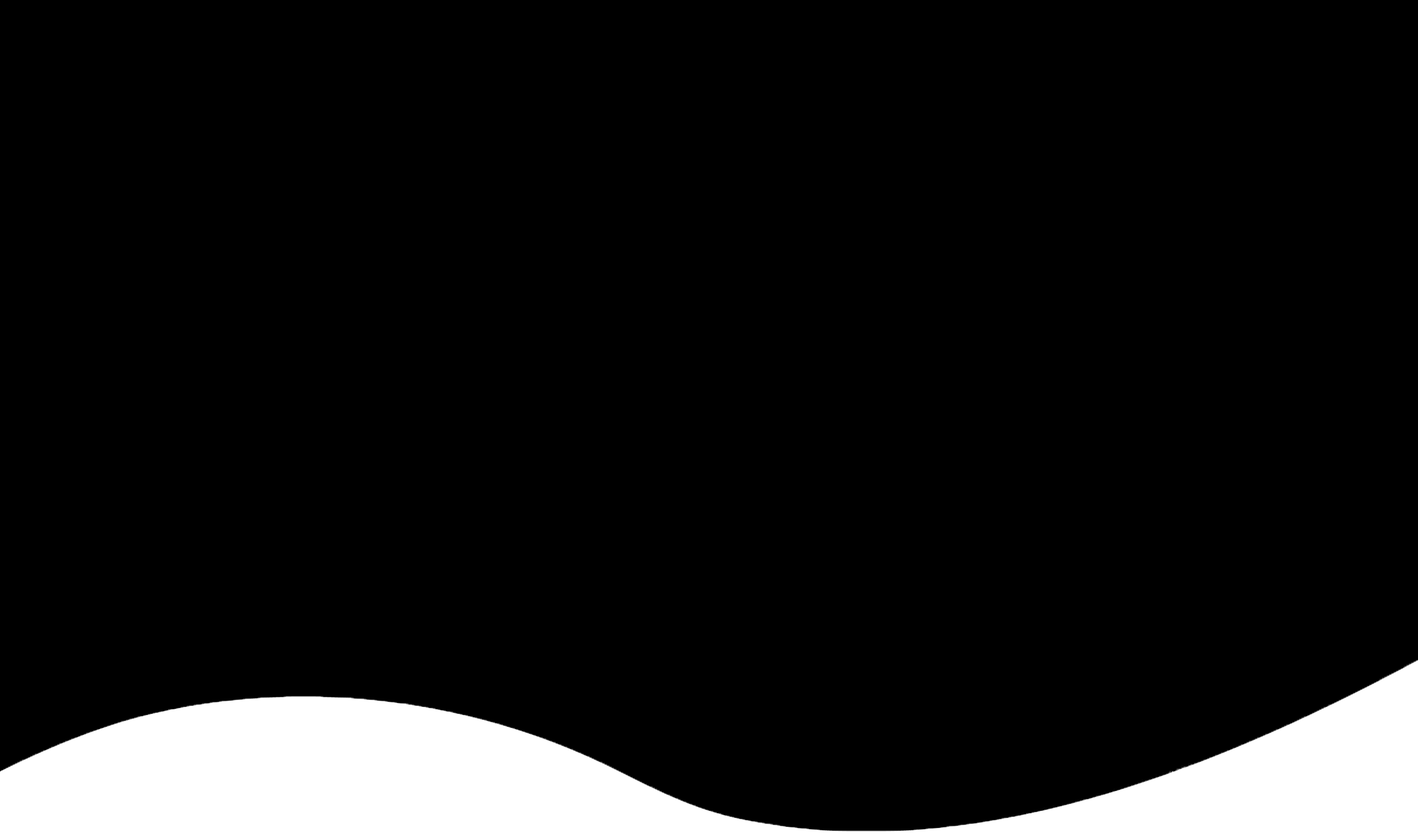
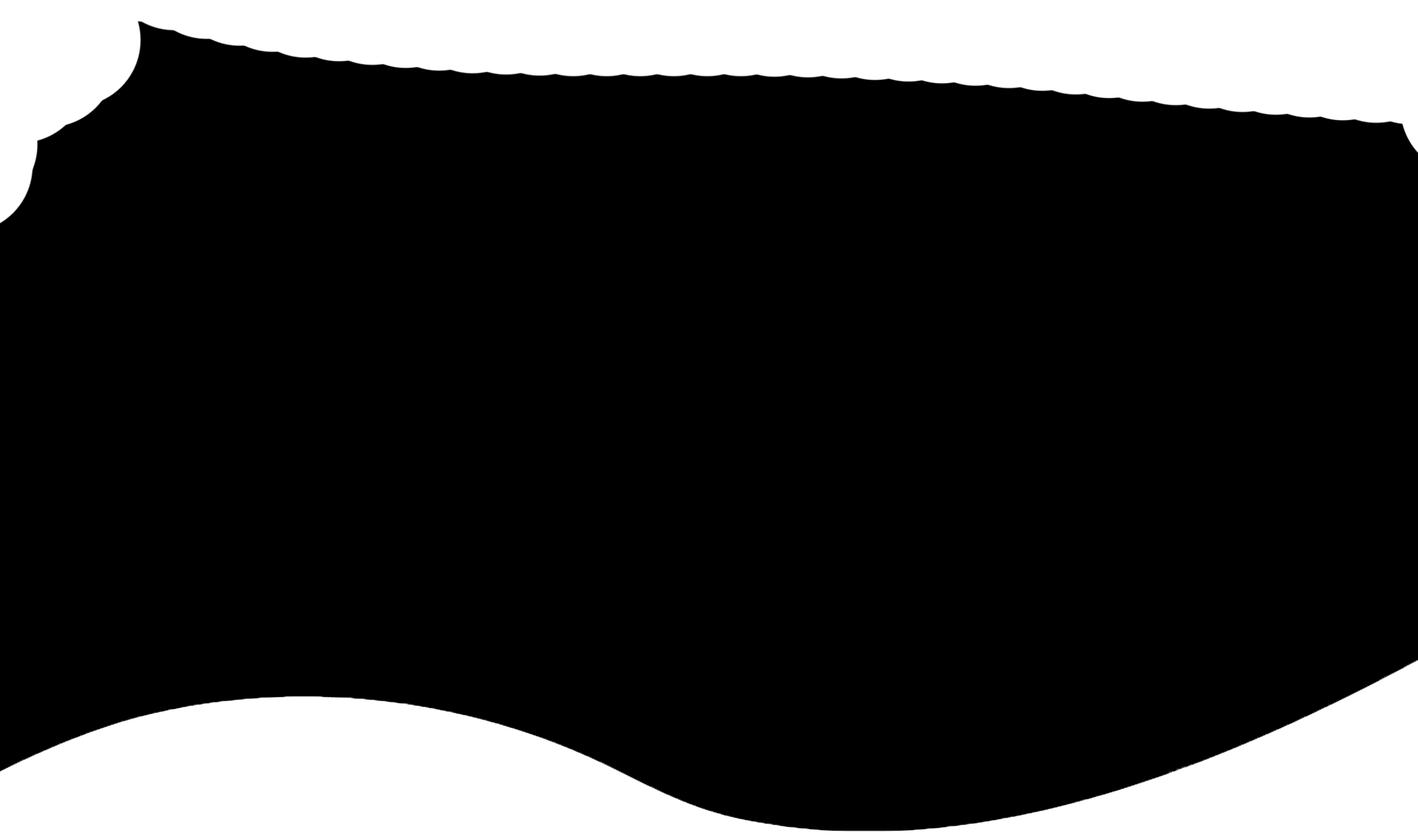
Before/after of a w=1418, h=840 layered artwork. What changed in the layer stack:
painted on "Layer 1" over [0, 0, 1418, 224]
